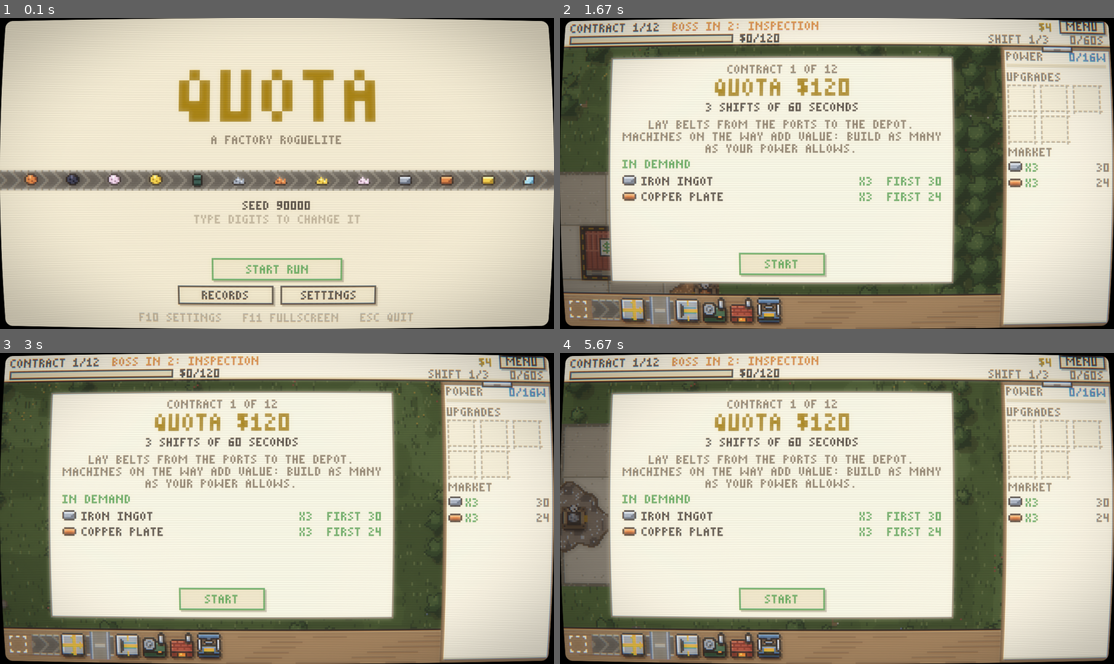
Above: before the commit, frames 1-4 (two rows, left to right).
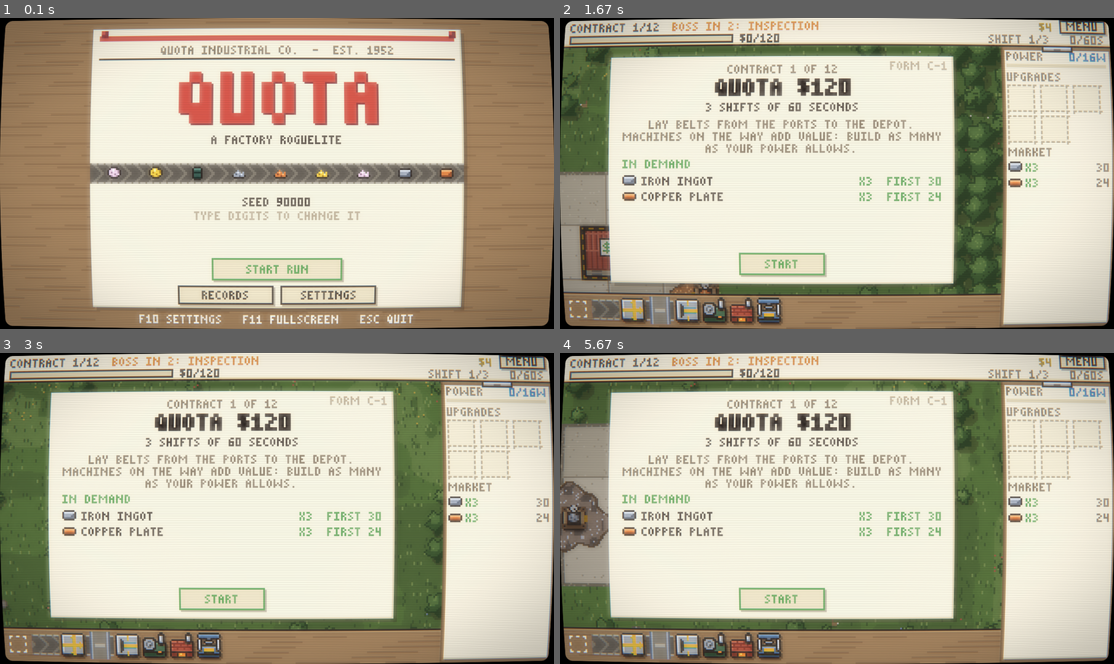
Above: after the commit, the same moments.

Repository: Matisse-Git/FactoryRogueliteCC
Game: LÖVE game, started from main.lua
The game is run twice, just before and just after one commit, with the same random seed, the same clock (stepped at 60 frames per second) and the same inputs.
Inputs (mouse positions are in pixels of both pictures, inside the frame that each line leads up to):
- Up to frame 1 (0.1 s): no input
- Up to frame 2 (1.67 s): tap Enter at 0.33 s; hold Right 0.67-1.13 s; move the mouse to (837, 195) at 0.7 s; hold Up 1.17-1.47 s; hold Right from 1.5 s (still down)
- Up to frame 3 (3 s): release Right at 1.97 s; hold Left 2-2.53 s; hold Down 2.57-2.87 s; hold Left from 2.9 s (still down)
- Up to frame 4 (5.67 s): release Left at 3.3 s; hold Up 3.33-3.7 s; hold Right 3.73-4.37 s; hold Down 4.4-4.77 s; hold Left 4.8-5.27 s; hold Right from 5.3 s (still down)

The runs differ from the first frame. In frame 1, 51% of the frame differs, in the area x 0-100%, y 0-100%; in frame 2, 8.1%; in frame 3, 10%; in frame 4, 11%.

Commit message:
Art pass: paperwork screens, stamps and a typewriter font
Title poster, contract forms signed by hand, supply catalogue with SOLD
stamps, shift report stamped on reveal, memos for pause/settings/records,
a ring binder for the recipe book.

Co-Authored-By: Claude Opus 5.5 <noreply@anthropic.com>

Diff:
--- a/src/gfx/font.lua
+++ b/src/gfx/font.lua
@@ -71,16 +71,26 @@
 end
 
 -- Draw text with its top-left corner at (x, y) in the current colour.
+-- Like a typewriter's, each key strikes a little harder or softer than the
+-- last; text at 2x and up is struck twice, for headings in bold.
 function Font.print(s, x, y, scale)
   s = tostring(s):upper()
   scale = scale or 1
   x, y = math.floor(x), math.floor(y)
+  local r, g, b, a = love.graphics.getColor()
+  local bold = scale >= 2
   for i = 1, #s do
     local ch = s:sub(i, i)
     local q = quads[ch]
-    if q then love.graphics.draw(atlas, q, x, y, 0, scale, scale) end
+    if q then
+      local ink = 1 - ((i * 37 + ch:byte() * 11 + x) % 7) * 0.025
+      love.graphics.setColor(r, g, b, a * ink)
+      love.graphics.draw(atlas, q, x, y, 0, scale, scale)
+      if bold then love.graphics.draw(atlas, q, x + 1, y, 0, scale, scale) end
+    end
     x = x + advance(ch) * scale
   end
+  love.graphics.setColor(r, g, b, a)
 end
 
 -- Break text into lines no wider than `maxChars` standard characters.
--- a/src/ui/board.lua
+++ b/src/ui/board.lua
@@ -60,11 +60,13 @@
   local run = app.run
   local x, y, w, h = cardX(i), CARD.y, CARD.w, CARD.h
   local hot = UI.inside(x, y, w, h)
-  UI.panel(x, y, w, h, P.panel, hot and P.text or P.line)
+  UI.paper(x, y - (hot and 1 or 0), w, h)
+  if hot then y = y - 1 end
 
   -- The land.
   local plot = offer.plot
-  UI.rect(x + 4, y + 4, Map.PW * 8 + 2, Map.PH * 8 + 2, P.bg)
+  UI.rect(x + 4, y + 4, Map.PW * 8 + 2, Map.PH * 8 + 2, P.grass)
+  UI.frame(x + 4, y + 4, Map.PW * 8 + 2, Map.PH * 8 + 2, P.dark)
   if plot then
     Land.draw(plot, x + 5, y + 5, 8, 1)
     local tx, ty = x + 75, y + 5
@@ -88,9 +90,18 @@
   Board.marketRows(run, offer.market, plot, x + 5, y + 66, w - 10)
 
   if offer.bonus > 0 then
-    UI.text('+' .. offer.bonus .. ' CREDITS', x + 5, y + h - 12, P.money)
+    UI.stamp('+' .. offer.bonus .. ' CREDITS', x + 36, y + h - 30, P.money, 1, 0)
   end
-  if UI.button('TAKE ' .. i, x + w - 54, y + h - 17, 50, 13, { color = P.green }) then take(app, i) end
+  -- Signed at the bottom.
+  UI.text('SIGNED', x + 5, y + h - 10, P.faint)
+  UI.rect(x + 31, y + h - 5, w - 92, 1, P.dark)
+  if hot then
+    -- A signature, scrawled.
+    UI.color(P.blue)
+    local sx, sy = x + 33, y + h - 7
+    for k = 0, w - 98, 2 do love.graphics.points(sx + k + 0.5, sy + math.floor(math.sin(k * 0.7 + i) * 2) + 0.5) end
+  end
+  if UI.button('SIGN ' .. i, x + w - 54, y + h - 17, 50, 13, { color = P.green }) then take(app, i) end
 end
 
 -- Beating a boss: one of three blueprints (or recipes), free.
@@ -100,13 +111,15 @@
 local function drawReward(app)
   local run = app.run
   local options = run.reward.options
-  UI.rect(0, 0, 320, 180, P.bg)
-  UI.textCenter('BOSS BEATEN', 160, 8, P.money, 2)
+  UI.desk(0, 0, 320, 180)
+  UI.paper(40, 3, 240, 33)
+  UI.textCenter('BOSS BEATEN', 160, 8, P.text, 2)
   UI.textCenter('TAKE ONE. IT IS YOURS FOR THE REST OF THE RUN.', 160, 26, P.dim)
   for i, o in ipairs(options) do
     local x, y, w, h = rewardX(i, #options), REWARD.y, REWARD.w, REWARD.h
     local hot = UI.inside(x, y, w, h)
-    UI.panel(x, y, w, h, P.panel, hot and P.text or P.line)
+    UI.paper(x, y - (hot and 1 or 0), w, h)
+    if hot then y = y - 1 end
     local name, desc, kind
     if o.type == 'blueprint' then
       local def = Machines[o.id]
@@ -136,7 +149,8 @@
     return
   end
   local c = run:contract(run.index + 1)
-  UI.rect(0, 0, 320, 180, P.bg)
+  UI.desk(0, 0, 320, 180)
+  UI.paper(3, 2, 314, 25)
   UI.text('NEXT CONTRACT', 8, 5, P.text, 2)
   UI.textRight('QUOTA ' .. Fmt.money(c.quota), 312, 5, P.money, 2)
   if UI.button('MENU', 146, 5, 27, 9) then app.openPause() end
--- a/src/ui/book.lua
+++ b/src/ui/book.lua
@@ -115,15 +115,26 @@
 function Book.draw(app)
   local g = app.g
   g.bookPage = g.bookPage or 1
-  UI.rect(0, 0, 320, 180, P.dark, 0.85)
-  UI.panel(3, 3, 314, 174, P.panel, P.line)
+  -- A binder on the desk: a page, with index tabs along its top.
+  UI.desk(0, 0, 320, 180)
   for i, page in ipairs(PAGES) do
     local on = i == g.bookPage
     local x = tabX(i)
-    UI.rect(x, 6, TABW, 10, on and P.line or P.panel2)
-    UI.textCenter(i .. ' ' .. page.title, x + TABW / 2, 8, on and P.text or P.dim)
+    if not on then
+      UI.rect(x + 1, 6, TABW, 10, P.dark, 0.3)
+      UI.rect(x, 5, TABW, 10, P.paperD)
+      UI.textCenter(i .. ' ' .. page.title, x + TABW / 2, 8, P.dim)
+    end
   end
-  UI.textRight('TAB CLOSES', 311, 8, P.faint)
+  UI.paper(3, 14, 314, 164, { margin = 4 })
+  for i, page in ipairs(PAGES) do
+    if i == g.bookPage then
+      local x = tabX(i)
+      UI.rect(x, 4, TABW, 11, P.paper)
+      UI.textCenter(i .. ' ' .. page.title, x + TABW / 2, 8, P.text)
+    end
+  end
+  UI.textRight('TAB CLOSES', 316, 7, P.paperL)
 
   local page = PAGES[g.bookPage]
   if page.cols then
--- a/src/ui/game.lua
+++ b/src/ui/game.lua
@@ -1280,7 +1280,7 @@
 ---------------------------------------------------------------- drawing: overlays
 
 local function dim()
-  UI.rect(VX, VY, VW, VH, P.dark, 0.6)
+  UI.rect(VX, VY, VW, VH, P.dark, 0.4)
 end
 
 -- The item chooser of a filter: every item in the game, one click to set.
@@ -1293,16 +1293,16 @@
   local w, h = PICK.cols * PICK.cell + 8, rows * PICK.cell + 34
   local x, y = floor(CX - w / 2), floor(VY + (VH - h) / 2)
   dim()
-  UI.panel(x, y, w, h, P.panel, P.line)
+  UI.paper(x, y, w, h)
   UI.text('FILTER: WHICH ITEM GOES STRAIGHT ON?', x + 4, y + 4, P.text)
   local hover
   for i, id in ipairs(Items.list) do
     local cx = x + 4 + ((i - 1) % PICK.cols) * PICK.cell
     local cy = y + 13 + floor((i - 1) / PICK.cols) * PICK.cell
     local hot = UI.inside(cx, cy, PICK.cell, PICK.cell)
-    if e.filter.item == id then UI.rect(cx, cy, PICK.cell, PICK.cell, P.line) end
+    if e.filter.item == id then UI.rect(cx, cy, PICK.cell, PICK.cell, P.paperD) end
     if hot then
-      UI.frame(cx, cy, PICK.cell, PICK.cell, P.amber)
+      UI.frame(cx, cy, PICK.cell, PICK.cell, P.dark)
       hover = id
     end
     UI.sprite(Sprites.item[id], cx + 3, cy + 3)
@@ -1332,9 +1332,11 @@
   local w, h = 200, 132
   local x, y = floor(CX - w / 2), 22
   local cx = x + w / 2
-  UI.panel(x, y, w, h, P.panel, c.boss and P.red or P.line)
+  -- The contract's papers.
+  UI.paper(x, y, w, h, { form = 'FORM C-' .. c.index })
   UI.textCenter('CONTRACT ' .. c.index .. (c.index <= run:total() and (' OF ' .. run:total()) or ' (ENDLESS)'), cx, y + 5, P.dim)
-  UI.textCenter('QUOTA ' .. Fmt.money(c.quota), cx, y + 13, P.money, 2)
+  UI.textCenter('QUOTA ' .. Fmt.money(c.quota), cx, y + 13, P.text, 2)
+  if c.boss then UI.stamp('BOSS', x + 26, y + 17, P.red, 2, -0.25) end
   UI.textCenter(rules.shifts .. ' SHIFTS OF ' .. rules.shiftLen .. ' SECONDS', cx, y + 27, P.text)
   local yy = y + 37
   if c.index == 1 then
@@ -1367,8 +1369,11 @@
   local w, h = 190, 138
   local x, y = floor(CX - w / 2), 19
   local cx = x + w / 2
-  UI.panel(x, y, w, h, P.panel, P.line)
-  UI.textCenter('SHIFT ' .. run.shiftsUsed .. ' COMPLETE', cx, y + 5, P.text)
+  -- A typed shift report.
+  UI.paper(x, y, w, h, { form = 'C-' .. c.index .. '/' .. run.shiftsUsed })
+  UI.text('SHIFT REPORT', x + 8, y + 4, P.text)
+  UI.textCenter('SHIFT ' .. run.shiftsUsed .. ' COMPLETE', cx, y + 4, P.dim)
+  UI.rect(x + 6, y + 11, w - 12, 1, P.dark)
 
   local order = {}
   for i, t in ipairs(s.order) do order[i] = t end
@@ -1401,7 +1406,7 @@
       u >= Factory.BUSY and P.green or (u >= 0.5 and P.amber or P.red))
     yy = yy + 8
   end
-  UI.rect(x + 8, yy + 1, w - 16, 1, P.line)
+  UI.rect(x + 8, yy + 1, w - 16, 1, P.dark)
   yy = yy + 5
   -- End-of-shift mods stamp in one at a time, met or not.
   local r = g.reveal
@@ -1411,10 +1416,10 @@
       if res.fired then
         local fresh = r.t - BEAT * i < STAMP
         local color = Fx.color(res.mod)
-        if fresh then UI.rect(x + 6, yy - 1, w - 12, 7, color) end
+        if fresh then UI.rect(x + 6, yy - 1, w - 12, 7, P.tint(color, 0.45)) end
         local amount = (res.label and (res.label .. '  ') or '') .. Fx.money(res.delta)
-        UI.text(res.mod.name, x + 8, yy, fresh and P.dark or color)
-        UI.textRight(amount, x + w - 8, yy, fresh and P.dark or color)
+        UI.text(res.mod.name, x + 8, yy, color)
+        UI.textRight(amount, x + w - 8, yy, color)
       else
         UI.text(res.mod.name, x + 8, yy, P.faint)
         UI.textRight('NOT MET', x + w - 8, yy, P.faint)
@@ -1436,6 +1441,11 @@
   if s.status == 'cleared' then label, msg, color = 'COLLECT', 'QUOTA MET!', P.green
   elseif s.status == 'failed' then label, msg, color = 'END RUN', 'QUOTA MISSED', P.red end
   UI.text(msg, x + 8, by + 4, color)
+  -- The report is stamped.
+  local word, ink = 'FILED', P.blue
+  if s.status == 'cleared' then word, ink = 'QUOTA MET', P.green
+  elseif s.status == 'failed' then word, ink = 'SHORTFALL', P.red end
+  UI.stamp(word, x + w / 2 - 6, math.floor((yy + 8 + by) / 2), ink, 2, -0.1, 1, g.stampGrow)
   if UI.button(label, x + w - 68, by, 60, 13, { color = color == P.text and P.green or color }) then
     afterSummary(app)
   end
@@ -1447,11 +1457,14 @@
   local w, h = 190, 90
   local x, y = floor(CX - w / 2), 43
   local cx = x + w / 2
-  UI.panel(x, y, w, h, P.panel, won and P.money or P.red)
-  if app.g.record then UI.textCenter('NEW RECORD: ' .. Records.contract .. ' CONTRACTS CLEARED', cx, y - 9, P.money) end
+  UI.paper(x, y, w, h, { form = 'FINAL' })
+  if app.g.record then
+    UI.rect(cx - 90, y - 12, 180, 10, P.paperL)
+    UI.textCenter('NEW RECORD: ' .. Records.contract .. ' CONTRACTS CLEARED', cx, y - 10, P.money)
+  end
   if won then
-    UI.textCenter('ALL QUOTAS MET', cx, y + 10, P.money, 2)
-    UI.textCenter('THE FACTORY IS YOURS.', cx, y + 28, P.text)
+    UI.stamp('APPROVED', cx, y + 15, P.green, 2, -0.06, 0.9, app.g.stampGrow)
+    UI.textCenter('ALL QUOTAS MET. THE FACTORY IS YOURS.', cx, y + 30, P.text)
     UI.textCenter('KEEP GOING AND THE QUOTAS KEEP GROWING,', cx, y + 39, P.dim)
     UI.textCenter('ON THE LAND YOU HAVE, UNTIL ONE IS MISSED.', cx, y + 46, P.dim)
     UI.textCenter('SEED ' .. run.seed, cx, y + 57, P.faint)
@@ -1462,7 +1475,7 @@
     if UI.button('TITLE', cx + 4, y + h - 19, 70, 13) then app.toTitle() end
     return
   end
-  UI.textCenter('RUN OVER', cx, y + 10, P.red, 2)
+  UI.stamp('CONTRACT VOID', cx, y + 15, P.red, 2, -0.06, 0.9, app.g.stampGrow)
   if run.endless then
     UI.textCenter('ENDLESS: REACHED CONTRACT ' .. run.index, cx, y + 28, P.text)
   else
--- a/src/ui/pause.lua
+++ b/src/ui/pause.lua
@@ -22,10 +22,8 @@
 end
 
 function Pause.draw(app)
-  UI.rect(X + 2, Y + 2, W, H, P.dark, 0.6)
-  UI.panel(X, Y, W, H, P.panel, P.line)
-  UI.textCenter('PAUSED', X + W / 2, Y + 6, P.money)
-  UI.rect(X + 6, Y + 15, W - 12, 1, P.line)
+  UI.paper(X, Y, W, H, { form = 'MEMO' })
+  UI.heading('PAUSED', X + 6, Y + 5, W - 12)
   UI.textCenter('SEED ' .. app.run.seed, X + W / 2, Y + H - 13, P.faint)
 
   if UI.button('RESUME', BX, ROW.resume, BW, BH, { color = P.green }) then app.closePause() end
--- a/src/ui/records.lua
+++ b/src/ui/records.lua
@@ -10,10 +10,8 @@
 local X, Y, W, H = 85, 40, 150, 100
 
 function Panel.draw(app)
-  UI.rect(X + 2, Y + 2, W, H, P.dark, 0.6)
-  UI.panel(X, Y, W, H, P.panel, P.line)
-  UI.textCenter('RECORDS', X + W / 2, Y + 6, P.money)
-  UI.rect(X + 6, Y + 15, W - 12, 1, P.line)
+  UI.paper(X, Y, W, H, { form = 'FILE' })
+  UI.heading('RECORDS', X + 6, Y + 5, W - 12)
   local rows = {
     { 'RUNS STARTED', tostring(Records.runs) },
     { 'RUNS WON', tostring(Records.wins) },
--- a/src/ui/settings.lua
+++ b/src/ui/settings.lua
@@ -111,10 +111,8 @@
 
 function Panel.draw(app)
   local rows, y, h = layout()
-  UI.rect(X + 2, y + 2, W, h, P.dark, 0.6)
-  UI.panel(X, y, W, h, P.panel, P.line)
-  UI.textCenter('SETTINGS', X + W / 2, y + 6, P.money)
-  UI.rect(X + 6, y + 15, W - 12, 1, P.line)
+  UI.paper(X, y, W, h, { form = 'MEMO' })
+  UI.heading('SETTINGS', X + 6, y + 5, W - 12)
 
   for _, row in ipairs(rows) do
     if row.kind == 'mode' then
--- a/src/ui/shop.lua
+++ b/src/ui/shop.lua
@@ -116,7 +116,8 @@
   local d = describe(run, o)
   local hot = UI.inside(x, y, w, h)
   local picking = shop.replace == i
-  UI.panel(x, y, w, h, o.sold and P.bg or P.panel, picking and P.amber or (hot and P.text or (o.sold and P.faint or P.line)))
+  UI.rect(x, y, w, h, hot and P.paperL or P.paper)
+  UI.frame(x, y, w, h, picking and P.amber or P.dark)
   d.icon(x + 4, y + 4)
   local ny = y + 4
   if d.label then
@@ -132,7 +133,7 @@
   local by = y + h - 15
   local blocked = run:buyBlocked(i)
   if o.sold then
-    UI.textCenter('BOUGHT', x + w / 2, by + 4, P.faint)
+    UI.stamp('SOLD', x + w / 2, y + h / 2, P.red, 2, -0.12, 0.85)
   elseif blocked == 'slots full' then
     -- All five slots are taken: this one has to replace another.
     local label = picking and 'CANCEL' or ('REPLACE $' .. o.cost)
@@ -234,8 +235,11 @@
   local run = app.run
   local shop = run.shop
 
-  UI.rect(0, 0, 320, 180, P.bg)
-  UI.text('SHOP', 8, 5, P.text, 2)
+  -- A page of the supplier's catalogue.
+  UI.desk(0, 0, 320, 180)
+  UI.paper(3, 2, 314, 176)
+  UI.rect(6, 16, 308, 1, P.dark)
+  UI.text('SUPPLY CATALOGUE', 8, 5, P.text, 2)
   UI.textRight('$' .. run.credits, 312, 5, P.money, 2)
   if UI.button('MENU', 146, 5, 27, 9) then app.openPause() end
   local p = run.lastPayout
--- a/src/ui/title.lua
+++ b/src/ui/title.lua
@@ -8,29 +8,41 @@
 local Title = {}
 
 function Title.draw(app)
-  UI.rect(0, 0, 320, 180, P.bg)
-  UI.textCenter('QUOTA', 160, 30, P.money, 6)
-  UI.textCenter('A FACTORY ROGUELITE', 160, 68, P.dim)
+  -- A company poster pinned to the desk.
+  UI.desk(0, 0, 320, 180)
+  UI.paper(52, 6, 216, 162)
+  UI.rect(56, 10, 208, 3, P.red)
+  UI.textCenter('QUOTA INDUSTRIAL CO.  -  EST. 1952', 160, 16, P.dim)
+  UI.rect(56, 23, 208, 1, P.dark)
+  UI.textCenter('QUOTA', 161, 32, P.redD, 6)
+  UI.textCenter('QUOTA', 160, 31, P.red, 6)
+  UI.textCenter('A FACTORY ROGUELITE', 160, 68, P.text)
+  for _, px in ipairs({ 58, 262 }) do         -- drawing pins
+    UI.rect(px - 1, 7, 4, 4, P.redD)
+    UI.rect(px - 1, 7, 2, 2, P.red)
+  end
 
   -- A belt of everything the factory can make.
   local frame = math.floor(app.time * 16) % 4 + 1
-  for x = 0, 19 do UI.sprite(Sprites.belt[frame], x * 16, 86) end
+  love.graphics.setScissor(52, 0, 216, 180)
+  for x = 0, 19 do UI.sprite(Sprites.belt[frame], x * 16, 82) end
   local n = #Items.list
   local spacing = 24
   local scroll = (app.time * 32) % (n * spacing)
   for i, id in ipairs(Items.list) do
     local x = ((i - 1) * spacing + scroll) % (n * spacing) - 12
-    UI.sprite(Sprites.item[id], math.floor(x), 90)
+    UI.sprite(Sprites.item[id], math.floor(x), 86)
   end
+  love.graphics.setScissor()
 
-  UI.textCenter('SEED ' .. app.seed, 160, 106, P.text)
-  UI.textCenter('TYPE DIGITS TO CHANGE IT', 160, 114, P.faint)
+  UI.textCenter('SEED ' .. app.seed, 160, 104, P.text)
+  UI.textCenter('TYPE DIGITS TO CHANGE IT', 160, 112, P.faint)
   local saved = app.hasSave()
   if saved and UI.button('CONTINUE', 122, 123, 76, 13, { color = P.money }) then app.continueRun() end
   if UI.button(saved and 'NEW RUN' or 'START RUN', 122, 139, 76, 13, { color = P.green }) then app.newRun() end
   if UI.button('RECORDS', 102, 155, 56, 11) then app.openRecords() end
   if UI.button('SETTINGS', 162, 155, 56, 11) then app.openSettings() end
-  UI.textCenter('F10 SETTINGS   F11 FULLSCREEN   ESC QUIT', 160, 171, P.faint)
+  UI.textCenter('F10 SETTINGS   F11 FULLSCREEN   ESC QUIT', 160, 172, P.paperL)
 end
 
 -- Canvas positions of the buttons (for the screenshot script).
--- a/src/ui/ui.lua
+++ b/src/ui/ui.lua
@@ -75,6 +75,118 @@
       1, flip and -1 or 1, w / 2, h / 2)
   else
     love.graphics.draw(img, x, y)
+  end
+end
+
+---------------------------------------------------------------- paperwork
+
+-- The desk everything lies on: dark wood with a grain.
+function UI.desk(x, y, w, h)
+  UI.rect(x, y, w, h, P.desk)
+  for k = 0, math.floor(h / 4) do
+    local gy = y + 2 + k * 4 + (k * 7) % 3
+    local gx = x + (k * 53) % 70 - 30
+    while gx < x + w do
+      local len = 22 + (gx * 7 + k * 13) % 30
+      local x0 = math.max(gx, x)
+      UI.rect(x0, gy, math.min(x + w, gx + len) - x0, 1, P.deskD, 0.5)
+      gx = gx + len + 12 + (gx * 3 + k * 11) % 40
+    end
+  end
+end
+
+-- A sheet of paper with a drop shadow.
+--   opts.ruled  { first, every }: faint blue lines
+--   opts.margin x offset of a red margin line
+--   opts.holes  punched holes down the left edge (a binder page)
+--   opts.form   a form number, typed small in the top-right corner
+--   opts.face   another paper colour (a blueprint is blue)
+function UI.paper(x, y, w, h, opts)
+  opts = opts or {}
+  UI.rect(x + 2, y + 2, w, h, P.dark, 0.35)
+  UI.rect(x, y, w, h, opts.face or P.paper)
+  UI.rect(x, y + h - 1, w, 1, P.paperD)
+  UI.rect(x + w - 1, y, 1, h, P.paperD)
+  if opts.ruled then
+    for ry = y + opts.ruled[1], y + h - 4, opts.ruled[2] do UI.rect(x + 2, ry, w - 4, 1, P.blue, 0.1) end
+  end
+  if opts.margin then UI.rect(x + opts.margin, y + 1, 1, h - 2, P.red, 0.3) end
+  if opts.holes then
+    for hy = y + 10, y + h - 10, math.max(20, math.floor((h - 20) / 4)) do
+      UI.rect(x + 3, hy, 4, 4, P.desk)
+      UI.rect(x + 3, hy, 4, 1, P.deskD)
+    end
+  end
+  if opts.form then UI.textRight(opts.form, x + w - 4, y + 3, P.faint) end
+end
+
+-- The heading of a memo or form: typed, over a double rule.
+function UI.heading(text, x, y, w, color)
+  UI.text(text, x, y, color or P.text)
+  UI.rect(x, y + 7, w, 1, P.dark)
+  UI.rect(x, y + 9, w, 1, P.dark)
+end
+
+-- A rubber stamp: text in a border, the ink a little worn. Cached per text.
+local stamps = {}
+local function stampImage(text, scale)
+  local key = text .. '@' .. scale
+  if stamps[key] then return stamps[key] end
+  local b = scale                       -- border thickness
+  local pad = 2 * scale + b
+  local w, h = Font.width(text, scale) + 1 + 2 * pad, 5 * scale + 2 * pad
+  local canvas = love.graphics.newCanvas(w, h)
+  love.graphics.push('all')
+  love.graphics.setCanvas(canvas)
+  love.graphics.clear(0, 0, 0, 0)
+  love.graphics.setColor(1, 1, 1, 1)
+  love.graphics.rectangle('fill', 0, 0, w, b)
+  love.graphics.rectangle('fill', 0, h - b, w, b)
+  love.graphics.rectangle('fill', 0, 0, b, h)
+  love.graphics.rectangle('fill', w - b, 0, b, h)
+  Font.print(text, pad, pad, scale)
+  love.graphics.pop()
+  local data = canvas:newImageData()
+  data:mapPixel(function(x, y, r, g, bb, a)
+    -- Worn ink: blotches where the pad ran dry, and a few specks.
+    local worn = scale > 1 and (love.math.noise(x * 0.3, y * 0.3) > 0.9 or (x * 31 + y * 17) % 37 == 0)
+      or love.math.noise(x * 0.5, y * 0.5) > 0.95
+    if a > 0 and worn then
+      return r, g, bb, 0
+    end
+    return 1, 1, 1, a > 0 and 1 or 0
+  end)
+  local img = love.graphics.newImage(data)
+  img:setFilter('nearest', 'nearest')
+  -- Where each letter starts, so the tilt can step between whole letters.
+  local cuts, cx = { 0 }, pad
+  for i = 2, #text do
+    cx = pad + Font.width(text:sub(1, i - 1) .. 'X', scale) - Font.width('X', scale)
+    cuts[#cuts + 1] = cx
+  end
+  cuts[#cuts + 1] = w
+  stamps[key] = { img = img, cuts = cuts }
+  return stamps[key]
+end
+
+-- Stamp `text` centred on (cx, cy), tilted by about `angle` radians. `grow`
+-- > 1 draws it bigger (a stamp coming down). The tilt steps letter by
+-- letter rather than rotating, so the letters stay whole at this resolution.
+local quad = nil
+function UI.stamp(text, cx, cy, color, scale, angle, alpha, grow)
+  local s = stampImage(text, scale or 2)
+  local img, cuts = s.img, s.cuts
+  local w, h = img:getDimensions()
+  local k = grow or 1
+  angle = angle or 0
+  quad = quad or love.graphics.newQuad(0, 0, 1, 1, 1, 1)
+  love.graphics.setColor(color[1], color[2], color[3], (alpha or 1) * 0.9)
+  local x0, y0 = cx - w * k / 2, cy - h * k / 2
+  for i = 1, #cuts - 1 do
+    local sx, sw = cuts[i], cuts[i + 1] - cuts[i]
+    local dy = math.floor(angle * (sx + sw / 2 - w / 2) + 0.5)
+    quad:setViewport(sx, 0, sw, h, w, h)
+    love.graphics.draw(img, quad, math.floor(x0 + sx * k), math.floor(y0 + dy * k), 0, k, k)
   end
 end
 
